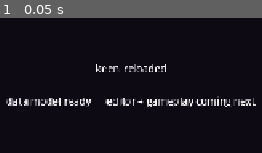
Above: before the commit, frame 1.
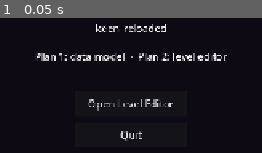
Above: after the commit, the same moment.

Repository: ehowe/keen_reloaded
Game: Godot game, scene res://src/ui/main_menu.tscn
Two runs of this game, one before a commit and one after it. Both use one fixed random seed, a clock stepped at 60 frames per second and the inputs below.
Inputs:
- Up to frame 1 (0.05 s): no input

The runs differ from the first frame. In frame 1, 7.2% of the frame differs, in the area x 2-98%, y 4-92%.

Commit message:
feat: add main-menu entry to open the level editor

Diff:
--- /dev/null
+++ b/src/ui/main_menu.gd
@@ -0,0 +1,10 @@
+extends Control
+
+const EDITOR_SCENE := preload("res://src/editor/level_editor.tscn")
+
+func _ready() -> void:
+	%EditorButton.pressed.connect(_open_editor)
+	%QuitButton.pressed.connect(func() -> void: get_tree().quit())
+
+func _open_editor() -> void:
+	get_tree().change_scene_to_packed(EDITOR_SCENE)
--- a/src/ui/main_menu.tscn
+++ b/src/ui/main_menu.tscn
@@ -1,4 +1,6 @@
-[gd_scene load_steps=1 format=3]
+[gd_scene load_steps=2 format=3]
+
+[ext_resource type="Script" path="res://src/ui/main_menu.gd" id="1_menu"]
 
 [node name="MainMenu" type="Control"]
 layout_mode = 3
@@ -15,7 +17,7 @@
 anchor_bottom = 1.0
 color = Color(0.05, 0.04, 0.08, 1)
 
-[node name="Label" type="Label" parent="."]
+[node name="Title" type="Label" parent="."]
 layout_mode = 1
 anchors_preset = 8
 anchor_left = 0.5
@@ -24,12 +26,59 @@
 anchor_bottom = 0.5
 offset_left = -320.0
 offset_right = 320.0
-offset_top = -40.0
-offset_bottom = 40.0
+offset_top = -120.0
+offset_bottom = -60.0
 grow_horizontal = 2
 grow_vertical = 2
-text = "keen_reloaded
-
-data model ready — editor + gameplay coming next"
+text = "keen_reloaded"
 horizontal_alignment = 1
 vertical_alignment = 1
+
+[node name="Subtitle" type="Label" parent="."]
+layout_mode = 1
+anchors_preset = 8
+anchor_left = 0.5
+anchor_top = 0.5
+anchor_right = 0.5
+anchor_bottom = 0.5
+offset_left = -320.0
+offset_right = 320.0
+offset_top = -60.0
+offset_bottom = -30.0
+grow_horizontal = 2
+grow_vertical = 2
+text = "Plan 1: data model  ·  Plan 2: level editor"
+horizontal_alignment = 1
+vertical_alignment = 1
+
+[node name="EditorButton" type="Button" parent="."]
+unique_name_in_owner = true
+layout_mode = 1
+anchors_preset = 8
+anchor_left = 0.5
+anchor_top = 0.5
+anchor_right = 0.5
+anchor_bottom = 0.5
+offset_left = -90.0
+offset_right = 90.0
+offset_top = 10.0
+offset_bottom = 50.0
+grow_horizontal = 2
+grow_vertical = 2
+text = "Open Level Editor"
+
+[node name="QuitButton" type="Button" parent="."]
+unique_name_in_owner = true
+layout_mode = 1
+anchors_preset = 8
+anchor_left = 0.5
+anchor_top = 0.5
+anchor_right = 0.5
+anchor_bottom = 0.5
+offset_left = -90.0
+offset_right = 90.0
+offset_top = 60.0
+offset_bottom = 100.0
+grow_horizontal = 2
+grow_vertical = 2
+text = "Quit"
